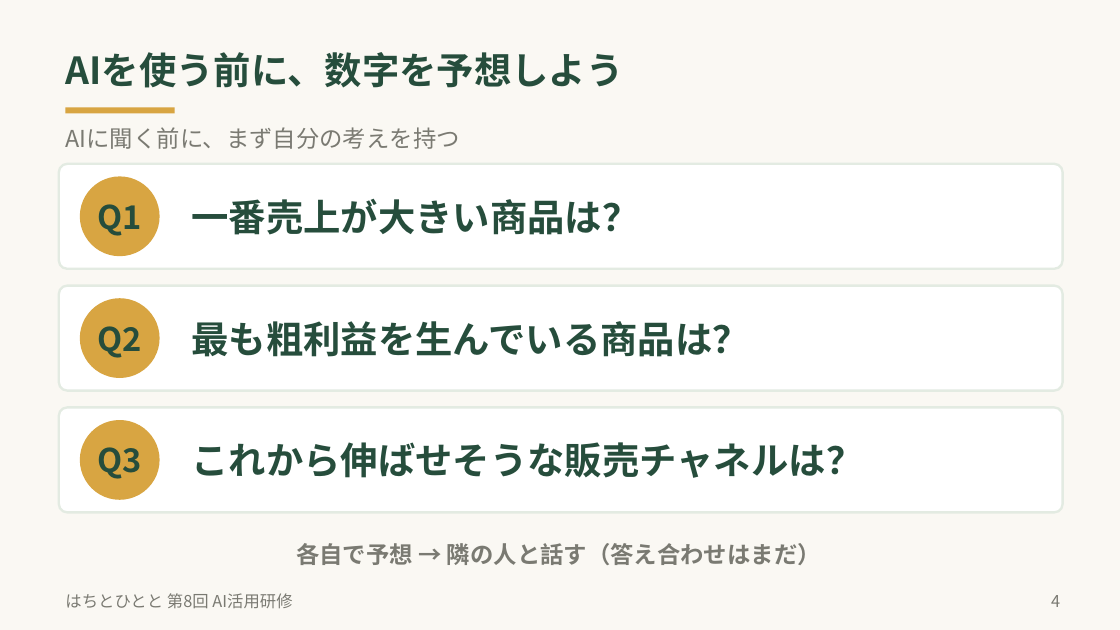
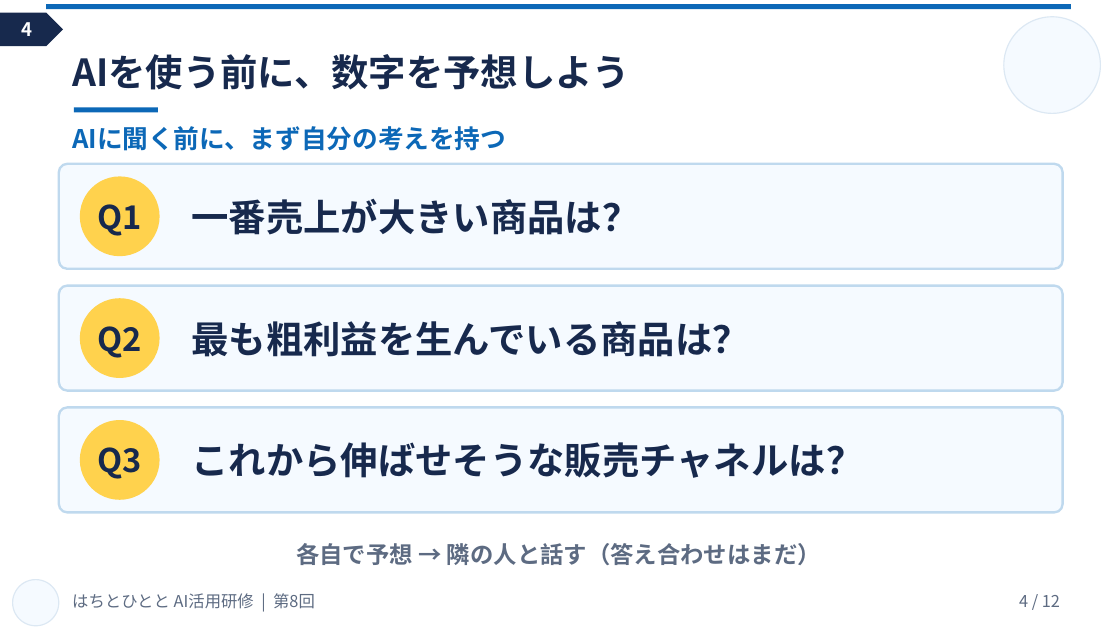
Before and after one commit to keisukegent/hachitohitoto, a slide deck: slide 4 of はちとひとと_第8回_AI販売データ分析研修.pptx. Drawn at 1120x630 pixels with LibreOffice and Linux fonts; fonts in the diff are those of the drawing. Boxes give left, top, right and bottom in pixels: in the first picture for what was removed or moved away, otherwise in the second. Text is boxed around its words. In the diff, an @@ line names an element or a change of style, - is before the commit and + after.

```diff
--- a/はちとひとと_第8回_AI販売データ分析研修.pptx
+++ b/はちとひとと_第8回_AI販売データ分析研修.pptx
@@ background #FAF8F3 to #FFFFFF @@
@@ pentagon arrow added at bbox=[0, 13, 63, 46], fill #17294D, 16 pt, text #FFFFFF, bold @@
+4
@@ rectangle added at bbox=[46, 4, 1071, 9], fill #0C68B7 @@
@@ ellipse added at bbox=[1004, 17, 1101, 113], fill #F5FAFF, outline #DCE8F3 1 pt @@
@@ text colour #264D3C to #17294D in 4 elements at bbox=[191, 199, 639, 235], bbox=[191, 321, 749, 357], bbox=[191, 442, 863, 478], bbox=[72, 54, 630, 90] @@
@@ text "AIを使う前に、数字を予想しよう": place and size @@
-text "AIを使う前に、数字を予想しよう" at bbox=[65, 52, 623, 88]
+text "AIを使う前に、数字を予想しよう" at bbox=[72, 54, 630, 90]
@@ text "AIに聞く前に、まず自分の考えを持つ": place and size @@
-text "AIに聞く前に、まず自分の考えを持つ" at bbox=[65, 127, 459, 149]
+text "AIに聞く前に、まず自分の考えを持つ" at bbox=[72, 126, 506, 151]
@@ text "AIに聞く前に、まず自分の考えを持つ" at bbox=[72, 126, 506, 151]: size 20 to 22 pt, text colour #7A7A72 to #0C68B7, bold on @@
@@ rectangle: place and size @@
-rectangle at bbox=[66, 108, 175, 113]
+rectangle at bbox=[74, 108, 158, 113]
@@ rectangle at bbox=[74, 108, 158, 113]: fill #D8A542 to #0C68B7 @@
@@ fill #FFFFFF to #F5FAFF; outline #E3EBE2 2 pt to #BFD9EE 2 pt in 3 elements at bbox=[59, 164, 1063, 269], bbox=[59, 286, 1063, 391], bbox=[59, 408, 1063, 513] @@
@@ text colour #264D3C to #17294D; fill #D8A542 to #FFD24D in 3 elements at bbox=[80, 176, 160, 256], bbox=[80, 298, 160, 378], bbox=[80, 420, 160, 500] @@
@@ text "各自で予想 → 隣の人と話す（答え合わせはまだ）" at bbox=[296, 543, 821, 565]: text colour #7A7A72 to #5D6B82 @@
@@ ellipse added at bbox=[13, 580, 59, 626], fill #F5FAFF, outline #DCE8F3 1 pt @@
@@ text at bbox=[72, 593, 315, 609]: text changed; text colour #7A7A72 to #5D6B82 @@
-はちとひとと 第8回 AI活用研修
+はちとひとと AI活用研修 | 第8回
@@ page number at bbox=[1019, 595, 1060, 607]: text changed; text colour #7A7A72 to #5D6B82 @@
-4
+4 / 12
```
Also in this commit, not shown: 11 other slides changed, 2 other files.
